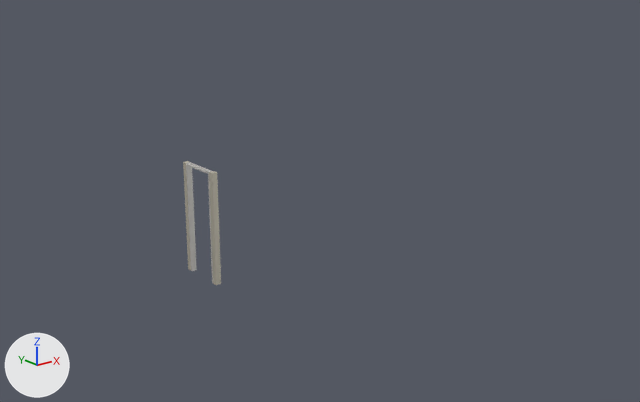
One commit to the Blender file Assets/Models/nest blend (optimized)/marble_facade.blend: the scene before it, then after it.
One viewpoint serves both versions: a 50 mm camera at (15.34, 2.57, 23.14) aimed at (27.25, 17.46, 17.18). Every picture has the same lights, and +X, +Y and +Z are marked at lower left. Mesh edges are drawn as thin lines on the coarser meshes.
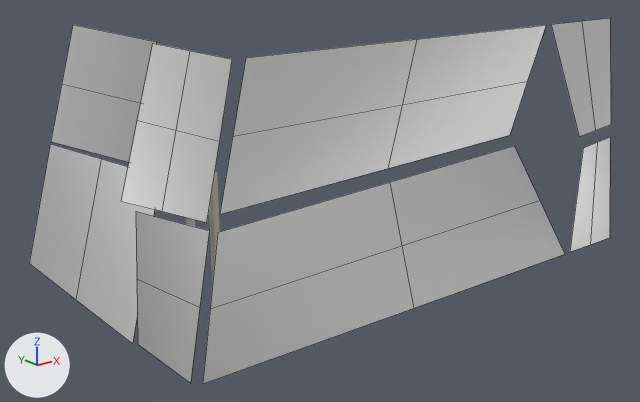
Edits to the bpy script that builds the scene:
```text
Change ob_object_1:
    remove ob_object_1.hide_set(True)
Change ob_object_3:
    remove ob_object_3.hide_set(True)
Change ob_object_4:
    remove ob_object_4.hide_set(True)
Change ob_object_6:
    remove ob_object_6.hide_set(True)
Change ob_object_7:
    remove ob_object_7.hide_set(True)
Change ob_object_8:
    remove ob_object_8.hide_set(True)
Change ob_object_9:
    remove ob_object_9.hide_set(True)
Change ob_object_10:
    remove ob_object_10.hide_set(True)
```

Location of each change, [x1, y1, x2, y2] in pixels of the pictures (640 x 402 px):
'Object_4', shown
    after: [203, 146, 565, 384]
'Object_10', shown
    after: [220, 25, 546, 214]
'Object_7', shown
    after: [29, 144, 155, 344]
'Object_6', shown
    after: [121, 43, 232, 223]
'Object_9', shown
    after: [51, 25, 156, 162]
'Object_8', shown
    after: [136, 212, 209, 383]
'Object_1', shown
    after: [551, 18, 611, 137]
'Object_3', shown
    after: [570, 137, 610, 252]
'Object_11', unchanged, covered by the edit
    before: [183, 161, 221, 285]
    after: [186, 172, 219, 283]
